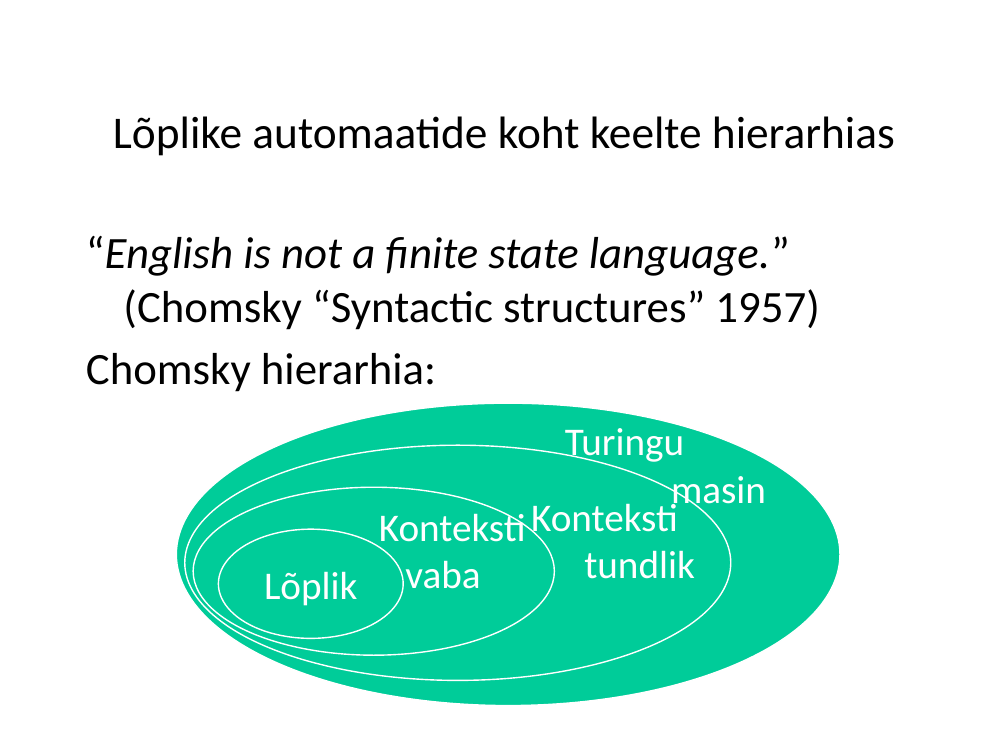
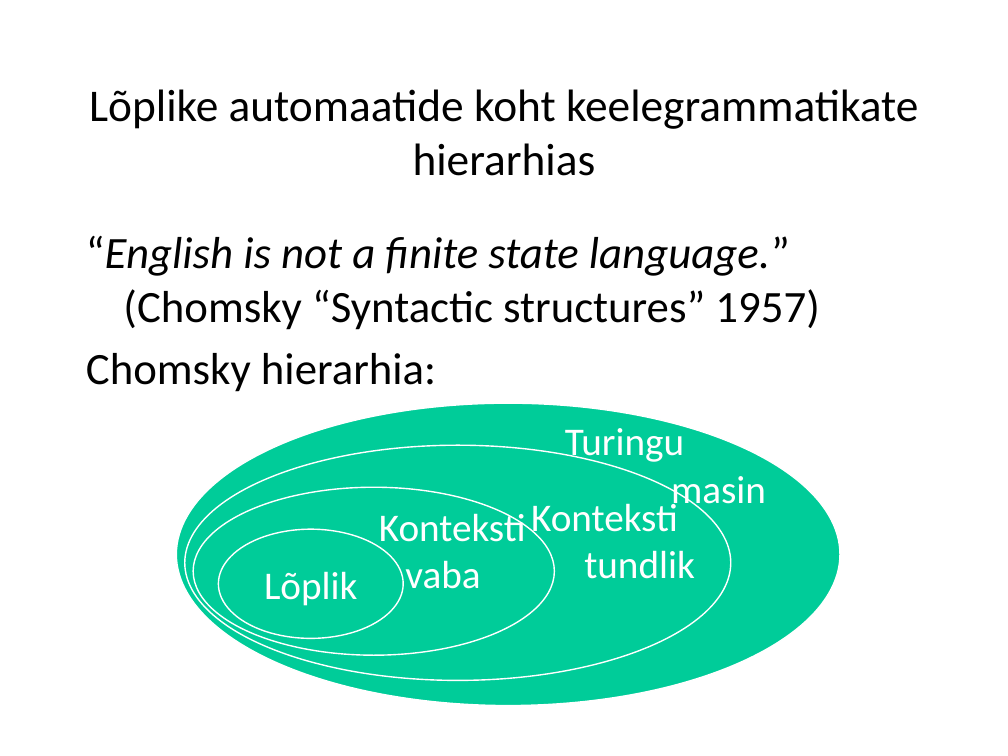
Before and after one commit to merisiga/arvutimorf2024, a slide deck: slide 10 of loengud/loeng2.pptx. Drawn at 1008x756 pixels with LibreOffice and Linux fonts; fonts in the diff are those of the drawing. Boxes give left, top, right and bottom in pixels: in the first picture for what was removed or moved away, otherwise in the second. Text is boxed around its words. In the diff, an @@ line names an element or a change of style, - is before the commit and + after.

```diff
--- a/loengud/loeng2.pptx
+++ b/loengud/loeng2.pptx
@@ title at <box>89,89,918,176</box>: text changed @@
-Lõplike automaatide koht keelte hierarhias
+Lõplike automaatide koht keelegrammatikate hierarhias
```
Also in this commit, not shown: 1 other slide changed, 1 slide removed, 1 other file.
